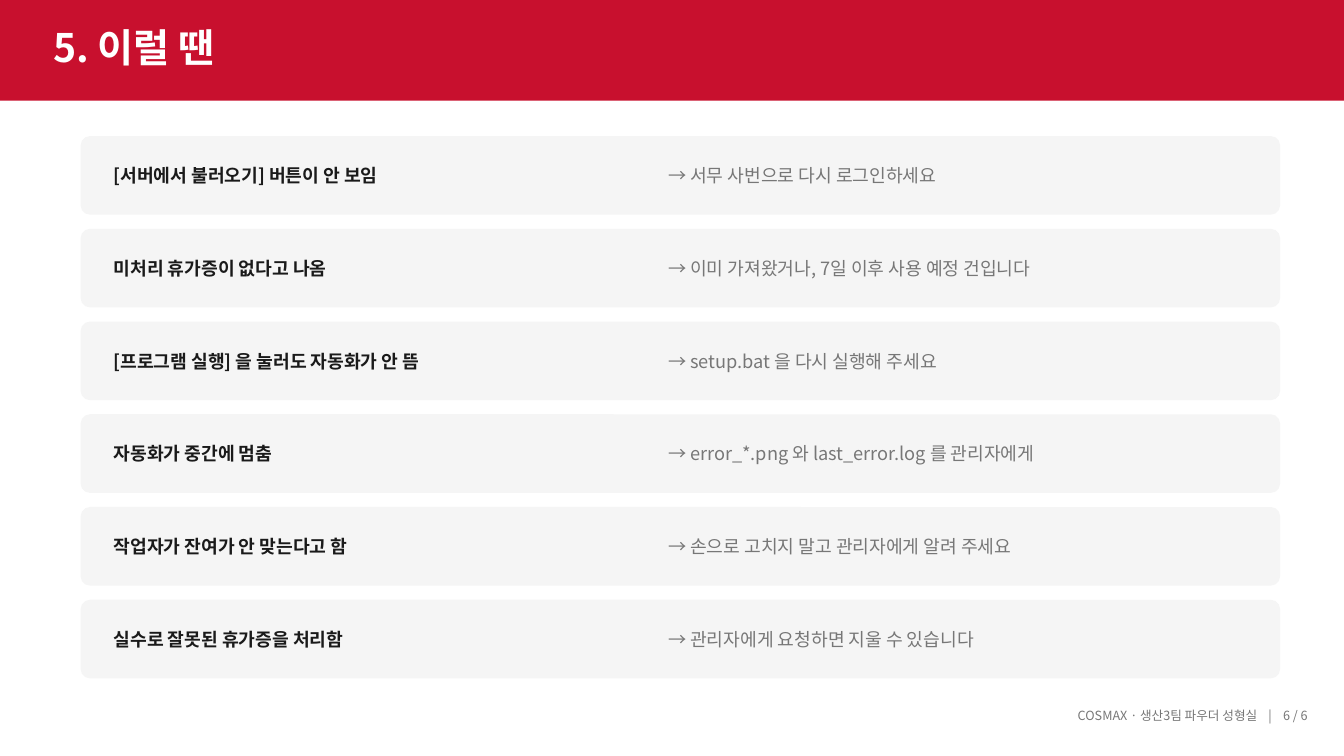
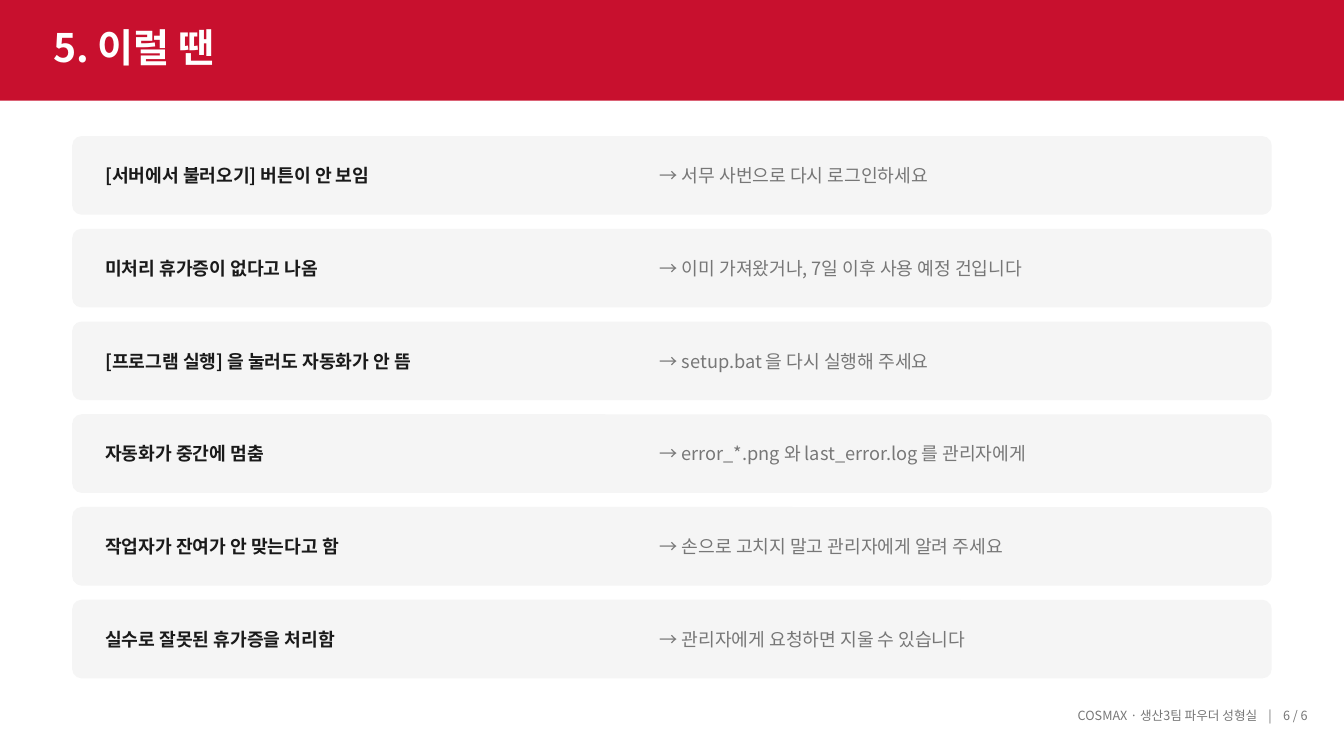
Before and after one commit to djlee-cosmax/Vacation-Permit-Auto-System, a slide deck: slide 6 of docs/휴가증 자동 반영 프로그램 안내 (서무용).pptx. Drawn at 1344x756 pixels with LibreOffice and Linux fonts; fonts in the diff are those of the drawing. Boxes give left, top, right and bottom in pixels: in the first picture for what was removed or moved away, otherwise in the second. Text is boxed around its words. In the diff, an @@ line names an element or a change of style, - is before the commit and + after.

```diff
--- a/docs/휴가증 자동 반영 프로그램 안내 (서무용).pptx
+++ b/docs/휴가증 자동 반영 프로그램 안내 (서무용).pptx
@@ text "[서버에서 불러오기] 버튼이 안 보임": place and size @@
-text "[서버에서 불러오기] 버튼이 안 보임" at (114,166,377,185)
+text "[서버에서 불러오기] 버튼이 안 보임" at (105,166,369,185)
@@ text "→ 서무 사번으로 다시 로그인하세요": place and size @@
-text "→ 서무 사번으로 다시 로그인하세요" at (690,167,936,184)
+text "→ 서무 사번으로 다시 로그인하세요" at (682,167,928,184)
@@ text "미처리 휴가증이 없다고 나옴": place and size @@
-text "미처리 휴가증이 없다고 나옴" at (114,259,326,277)
+text "미처리 휴가증이 없다고 나옴" at (105,259,318,277)
@@ text "→ 이미 가져왔거나, 7일 이후 ...": place and size @@
-text "→ 이미 가져왔거나, 7일 이후 ..." at (690,260,1031,278)
+text "→ 이미 가져왔거나, 7일 이후 ..." at (682,260,1022,278)
@@ text "[프로그램 실행] 을 눌러도 자동화가 ...": place and size @@
-text "[프로그램 실행] 을 눌러도 자동화가 ..." at (114,352,420,371)
+text "[프로그램 실행] 을 눌러도 자동화가 ..." at (105,352,411,371)
@@ text "→ setup.bat 을 다시 실행해 ...": place and size @@
-text "→ setup.bat 을 다시 실행해 ..." at (690,353,937,372)
+text "→ setup.bat 을 다시 실행해 ..." at (682,353,928,372)
@@ text "자동화가 중간에 멈춤": place and size @@
-text "자동화가 중간에 멈춤" at (114,444,272,462)
+text "자동화가 중간에 멈춤" at (105,444,263,462)
@@ text "→ error_*.png 와 last_error.log 를 ...": place and size @@
-text "→ error_*.png 와 last_error.log 를 ..." at (690,445,1035,465)
+text "→ error_*.png 와 last_error.log 를 ..." at (682,445,1026,465)
@@ text "작업자가 잔여가 안 맞는다고 함": place and size @@
-text "작업자가 잔여가 안 맞는다고 함" at (114,537,348,555)
+text "작업자가 잔여가 안 맞는다고 함" at (105,537,339,555)
@@ text "→ 손으로 고치지 말고 관리자에게 ...": place and size @@
-text "→ 손으로 고치지 말고 관리자에게 ..." at (690,538,1011,555)
+text "→ 손으로 고치지 말고 관리자에게 ..." at (682,538,1003,555)
@@ 6 rounded rectangles: place and size @@
-6 rounded rectangles at (81,136,1280,679)
+6 rounded rectangles at (73,136,1272,679)
@@ text "실수로 잘못된 휴가증을 처리함": place and size @@
-text "실수로 잘못된 휴가증을 처리함" at (114,630,343,648)
+text "실수로 잘못된 휴가증을 처리함" at (105,630,335,648)
@@ text "→ 관리자에게 요청하면 지울 수 ...": place and size @@
-text "→ 관리자에게 요청하면 지울 수 ..." at (690,631,974,648)
+text "→ 관리자에게 요청하면 지울 수 ..." at (682,631,966,648)
```
Also in this commit, not shown: 4 other slides changed, 1 other file.
